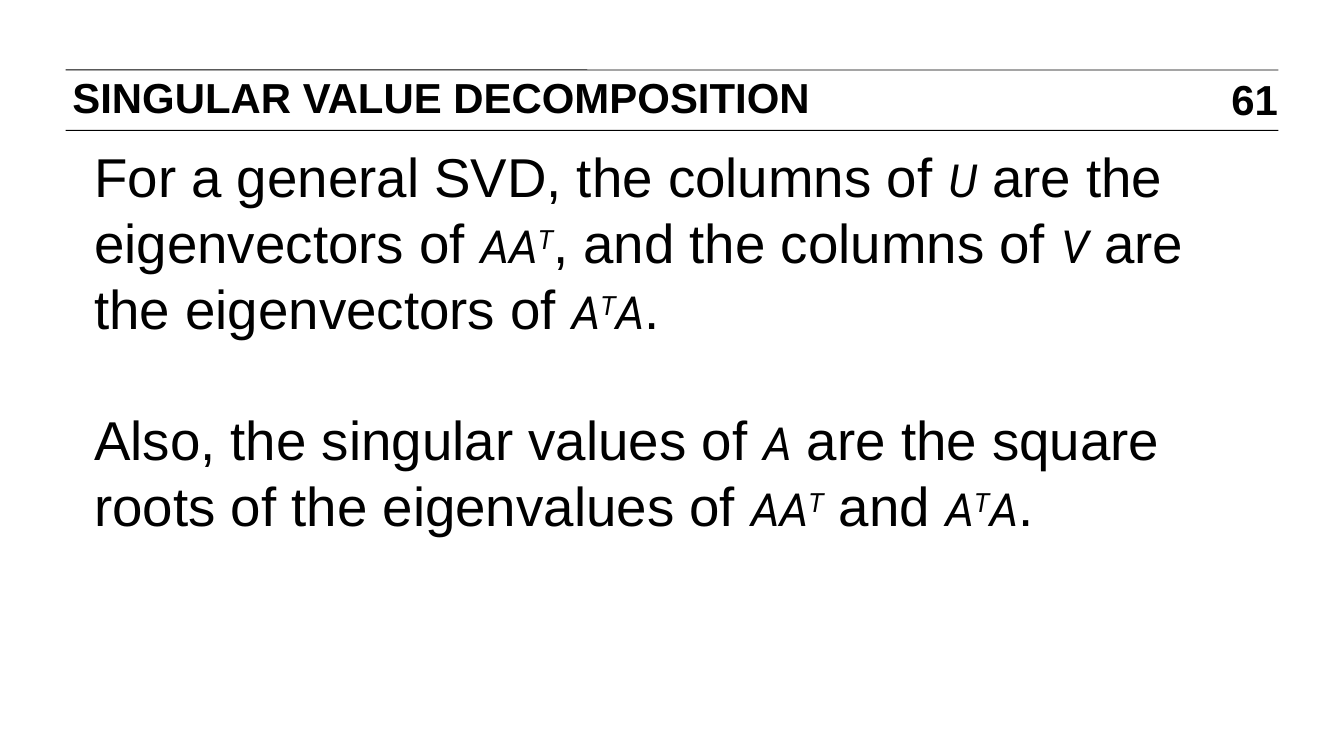
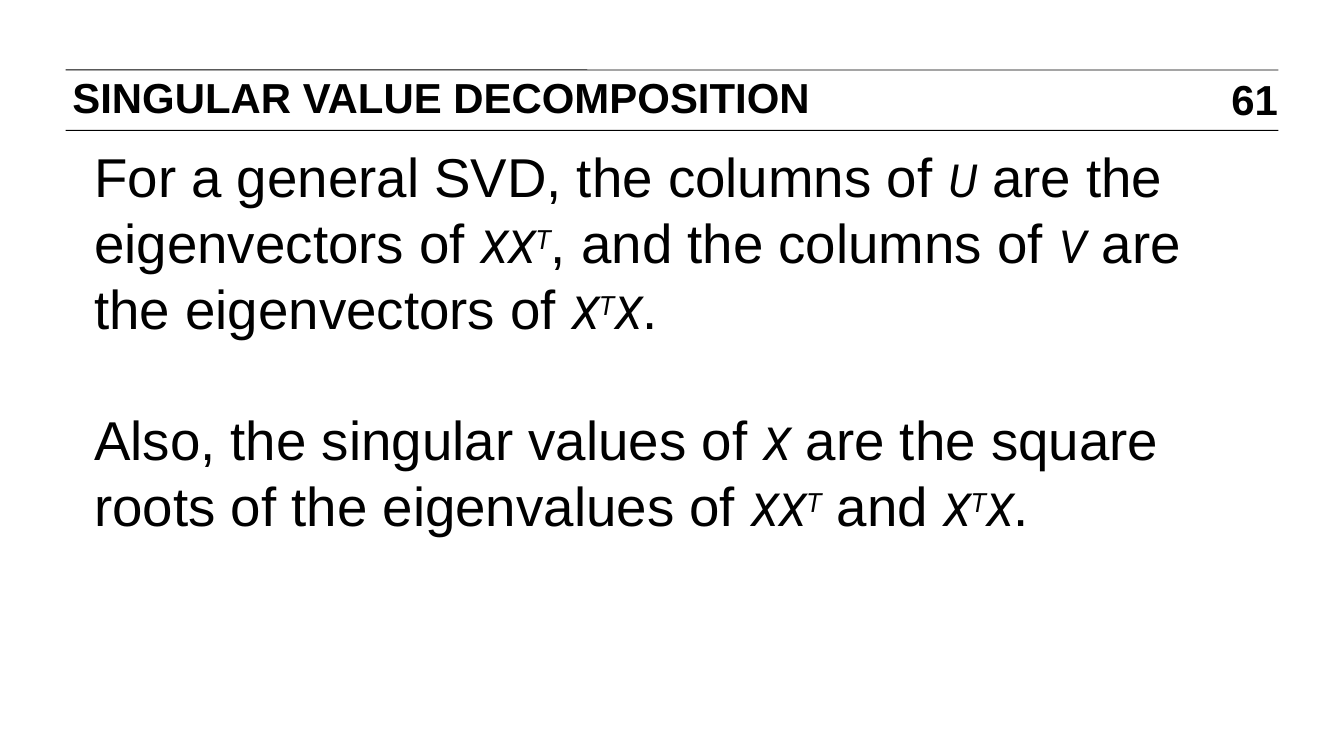
Before and after one commit to ajschumacher/gadsdc, a slide deck: slide 61 of 18-dim_reduc/slides.pptx. Drawn at 1344x755 pixels with LibreOffice and Linux fonts; fonts in the diff are those of the drawing. Boxes give left, top, right and bottom in pixels: in the first picture for what was removed or moved away, otherwise in the second. Text is boxed around its words. In the diff, an @@ line names an element or a change of style, - is before the commit and + after.

```diff
--- a/18-dim_reduc/slides.pptx
+++ b/18-dim_reduc/slides.pptx
@@ text at (x1=94, y1=157, x2=1181, y2=536): text changed @@
-For a general SVD, the columns of U are the eigenvectors of AAT, and the columns of V are the eigenvectors of ATA.
-Also, the singular values of A are the square roots of the eigenvalues of AAT and ATA.
+For a general SVD, the columns of U are the eigenvectors of XXT, and the columns of V are the eigenvectors of XTX.
+Also, the singular values of X are the square roots of the eigenvalues of XXT and XTX.
```
Also in this commit, not shown: 23 other slides changed, 1 other file.
